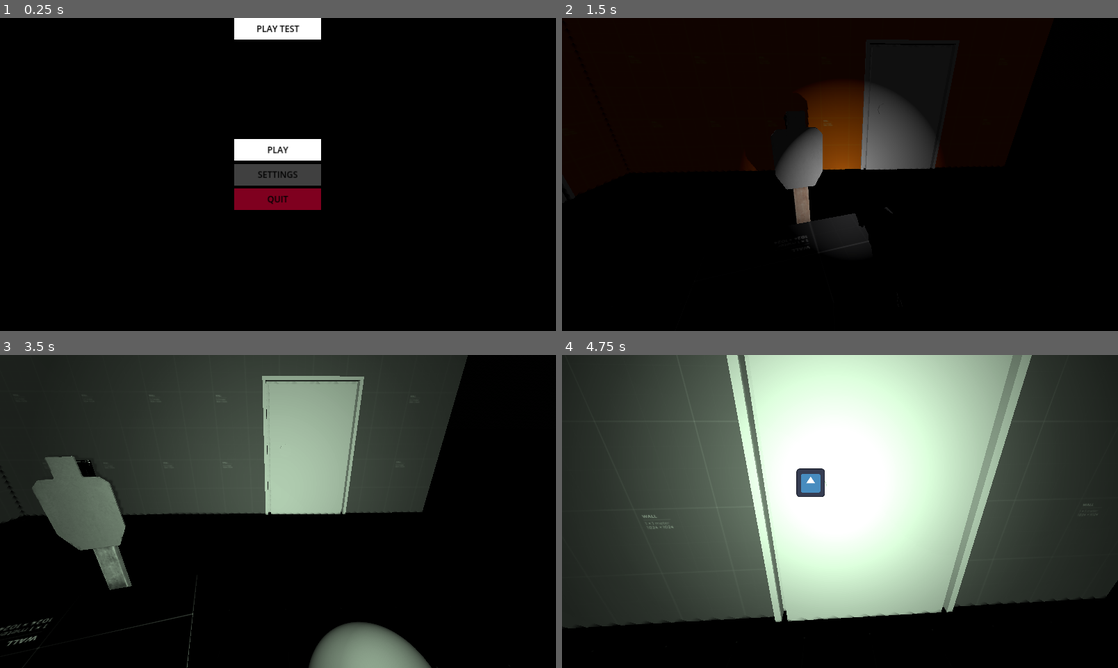
Above: before the commit, frames 1-4 (two rows, left to right).
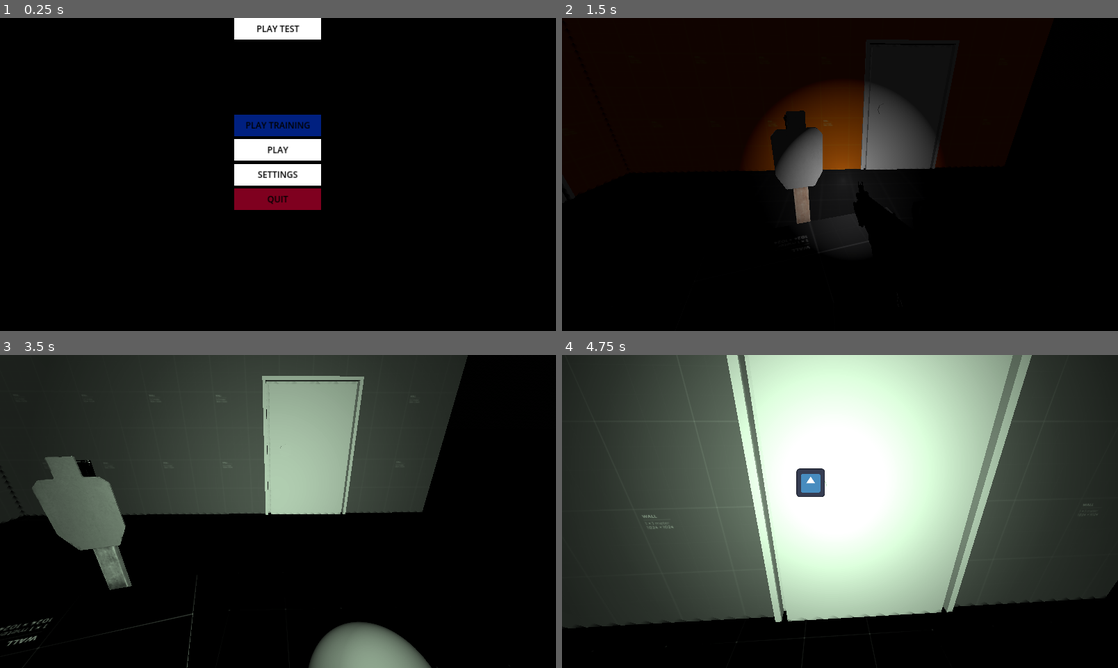
Above: after the commit, the same moments.

Repository: Ieida/Tactical-FPS-Godot
Game: Godot game, scene res://main_menu/main_menu.tscn
Same seed, same stepped clock (60 frames per second), same inputs: the game is played once before the commit and once after it. The engine's default icon, where the game draws it, is replaced by a stand-in: a white triangle on a blue panel in a dark square.
Inputs (mouse positions are in pixels of both pictures, inside the frame that each line leads up to):
- Up to frame 1 (0.25 s): no input
- Up to frame 2 (1.5 s): click "PLAY TEST" at 0.5 s; tap Enter at 1.25 s; move the mouse to (867, 174) at 1.27 s; hold W (move_forward) from 1.28 s (still down); tap F (flashlight_toggle) at 1.35 s
- Up to frame 3 (3.5 s): keep holding W (move_forward); move the mouse to (250, 511) at 2.02 s; tap 3 (grenade) at 2.1 s; tap Space at 2.75 s; move the mouse to (289, 505) at 2.77 s; tap N (night_vision) at 2.85 s
- Up to frame 4 (4.75 s): keep holding W (move_forward); move the mouse to (834, 517) at 3.52 s; tap 1 (primary) at 3.6 s; move the mouse to (878, 514) at 4.27 s; tap 2 (secondary) at 4.35 s

The runs differ from the first frame. In frame 1, 2.1% of the frame differs, in the area x 42-58%, y 30-54%; in frame 2, 1.0%; in frame 3, less than 0.1%; in frame 4, 0.4%.

Commit message:
improvements and training level

Diff:
--- a/bullet/bullet.gd
+++ b/bullet/bullet.gd
@@ -9,7 +9,8 @@
 func hit(hitbox: Hitbox, point: Vector3, normal: Vector3):
 	if hitbox.health:
 		damage.apply_to(hitbox.health)
-	hitbox.hit(point, normal)
+	var info = HitboxHitInfo.new(point, normal, 1)
+	hitbox.hit(info)
 
 func shoot() -> float:
 	set_physics_process(false)
--- a/grenade/grenade.gd
+++ b/grenade/grenade.gd
@@ -6,14 +6,21 @@
 @onready var rb: RigidBody3D = $RigidBody3D as RigidBody3D
 @export var explosion_effect: PackedScene
 @export var damage: Damage
+@onready var effect_area: Area3D = $RigidBody3D/EffectArea
 
 func _ready():
 	rb.freeze = true
 
 func _explode():
-	for area in $RigidBody3D/Area3D.get_overlapping_areas():
-		if area is Hitbox and area.health:
-			damage.apply_to(area.health)
+	for area in effect_area.get_overlapping_areas():
+		area = area as Node3D
+		if area is Node3D:
+			var a = area as Node3D
+			if a is Hitbox:
+				if area.health:
+					damage.apply_to(area.health)
+				var info = HitboxHitInfo.new(Vector3.ZERO, Vector3.ZERO, 1)
+				area.hit(info)
 
 	var ee = explosion_effect.instantiate()
 	get_tree().root.add_child(ee)
--- a/grenade/grenade.tscn
+++ b/grenade/grenade.tscn
@@ -16,7 +16,7 @@
 height = 0.2
 
 [sub_resource type="SphereShape3D" id="SphereShape3D_5vbrs"]
-radius = 5.0
+radius = 10.0
 
 [node name="Grenade" type="Node3D"]
 script = ExtResource("1_n4aub")
@@ -32,8 +32,8 @@
 [node name="MeshInstance3D" type="MeshInstance3D" parent="RigidBody3D"]
 mesh = SubResource("SphereMesh_l5nt8")
 
-[node name="Area3D" type="Area3D" parent="RigidBody3D"]
+[node name="EffectArea" type="Area3D" parent="RigidBody3D"]
 monitorable = false
 
-[node name="CollisionShape3D" type="CollisionShape3D" parent="RigidBody3D/Area3D"]
+[node name="CollisionShape3D" type="CollisionShape3D" parent="RigidBody3D/EffectArea"]
 shape = SubResource("SphereShape3D_5vbrs")
--- a/hitbox/hitbox.gd
+++ b/hitbox/hitbox.gd
@@ -2,17 +2,23 @@
 
 class_name Hitbox
 
+signal hit_recieved(info: HitboxHitInfo)
+
 @export var health: Health
 @export var hit_particle_effects: PackedScene
 
-func hit(point: Vector3, normal: Vector3):
-	var new_effect = hit_particle_effects.instantiate() as Node3D
-	get_tree().root.add_child(new_effect)
-	new_effect.global_position = point
-	if normal.is_equal_approx(Vector3.UP):
-		new_effect.rotate_x(deg_to_rad(90))
-	elif normal.is_equal_approx(Vector3.DOWN):
-		new_effect.rotate_x(deg_to_rad(-90))
-	else:
-		new_effect.look_at(point + normal)
-	new_effect.orthonormalize()
+func hit(info: HitboxHitInfo):
+	if hit_particle_effects:
+		var new_effect = hit_particle_effects.instantiate() as Node3D
+		get_tree().root.add_child(new_effect)
+		new_effect.global_position = info.point
+		if info.normal.is_equal_approx(Vector3.UP):
+			new_effect.rotate_x(deg_to_rad(90))
+		elif info.normal.is_equal_approx(Vector3.DOWN):
+			new_effect.rotate_x(deg_to_rad(-90))
+		else:
+			new_effect.look_at(info.point + info.normal)
+		new_effect.orthonormalize()
+
+	## Signal that a hit has be recieved
+	hit_recieved.emit(info)
--- /dev/null
+++ b/hitbox/hitbox_hit_info.gd
@@ -0,0 +1,12 @@
+extends RefCounted
+
+class_name HitboxHitInfo
+
+var point: Vector3
+var normal: Vector3
+var intensity: float
+
+func _init(point_: Vector3 = Vector3.ZERO, normal_: Vector3 = Vector3.ZERO, intensity_: float = 0):
+	point = point_
+	normal = normal_
+	intensity = intensity_
--- a/main_menu/main_menu.tscn
+++ b/main_menu/main_menu.tscn
@@ -52,13 +52,28 @@
 	get_tree().change_scene_to_packed(scene)
 "
 
+[sub_resource type="StyleBoxFlat" id="StyleBoxFlat_uanqh"]
+resource_local_to_scene = true
+bg_color = Color(0, 0.12549, 0.501961, 1)
+
+[sub_resource type="GDScript" id="GDScript_1bouv"]
+resource_name = "play_training"
+script/source = "extends GameMenuButton
+
+var path_string = \"res://training_level/training_level.tscn\"
+
+func _ready():
+	pressed.connect(_on_pressed)
+	ResourceLoader.load_threaded_request(path_string)
+
+func _on_pressed():
+	var scene = ResourceLoader.load_threaded_get(path_string)
+	get_tree().change_scene_to_packed(scene)
+"
+
 [sub_resource type="StyleBoxFlat" id="StyleBoxFlat_hbqke"]
 resource_local_to_scene = true
 bg_color = Color(1, 1, 1, 1)
-
-[sub_resource type="StyleBoxFlat" id="StyleBoxFlat_s8my8"]
-resource_local_to_scene = true
-bg_color = Color(1, 1, 1, 0.25098)
 
 [sub_resource type="StyleBoxFlat" id="StyleBoxFlat_1dx85"]
 resource_local_to_scene = true
@@ -103,7 +118,6 @@
 color = Color(0, 0, 0, 1)
 
 [node name="MainMenu" type="Control" parent="."]
-visible = false
 layout_mode = 1
 anchors_preset = 15
 anchor_right = 1.0
@@ -129,6 +143,28 @@
 script = SubResource("GDScript_ysa8p")
 stylebox = SubResource("StyleBoxFlat_b122x")
 
+[node name="PlayTraining" parent="MainMenu" instance=ExtResource("1_p7dyk")]
+layout_mode = 1
+anchors_preset = 8
+anchor_left = 0.5
+anchor_top = 0.5
+anchor_right = 0.5
+anchor_bottom = 0.5
+offset_left = -150.0
+offset_top = -207.5
+offset_right = 150.0
+offset_bottom = -132.5
+grow_horizontal = 2
+grow_vertical = 2
+theme_override_styles/normal = SubResource("StyleBoxFlat_uanqh")
+theme_override_styles/hover = SubResource("StyleBoxFlat_uanqh")
+theme_override_styles/pressed = SubResource("StyleBoxFlat_uanqh")
+theme_override_styles/disabled = SubResource("StyleBoxFlat_uanqh")
+theme_override_styles/focus = SubResource("StyleBoxFlat_uanqh")
+text = "PLAY TRAINING"
+script = SubResource("GDScript_1bouv")
+stylebox = SubResource("StyleBoxFlat_uanqh")
+
 [node name="Play" parent="MainMenu" instance=ExtResource("1_p7dyk")]
 layout_mode = 1
 anchors_preset = 8
@@ -163,13 +199,7 @@
 offset_bottom = 37.5
 grow_horizontal = 2
 grow_vertical = 2
-theme_override_styles/normal = SubResource("StyleBoxFlat_s8my8")
-theme_override_styles/hover = SubResource("StyleBoxFlat_s8my8")
-theme_override_styles/pressed = SubResource("StyleBoxFlat_s8my8")
-theme_override_styles/disabled = SubResource("StyleBoxFlat_s8my8")
-theme_override_styles/focus = SubResource("StyleBoxFlat_s8my8")
 text = "SETTINGS"
-stylebox = SubResource("StyleBoxFlat_s8my8")
 
 [node name="Quit" parent="MainMenu" instance=ExtResource("1_p7dyk")]
 layout_mode = 1
@@ -193,6 +223,7 @@
 stylebox = SubResource("StyleBoxFlat_1dx85")
 
 [node name="SettingsMenu" type="Control" parent="."]
+visible = false
 layout_mode = 1
 anchors_preset = 15
 anchor_right = 1.0
--- a/player/player.gd
+++ b/player/player.gd
@@ -4,6 +4,7 @@
 @onready var body: CharacterBody3D = $CharacterBody3D
 @onready var health: Health = $Components/Health
 @onready var nausea: Nausea = $Components/Nausea
+@onready var hitbox: Hitbox = $CharacterBody3D/Hitbox
 @export var death_fade: Node
 
 func _ready():
@@ -13,7 +14,9 @@
 	health.depleted.connect(_on_health_reached_zero)
 	health.started_bleeding.connect(_on_health_started_bleeding)
 
-	body.add_collision_exception_with($CharacterBody3D/Hitbox)
+	body.add_collision_exception_with(hitbox)
+
+	hitbox.hit_recieved.connect(_on_hitbox_hit_recieved)
 
 func _process(_delta):
 	pass
@@ -28,3 +31,6 @@
 
 func _on_health_started_bleeding():
 	nausea.process_mode = Node.PROCESS_MODE_INHERIT
+
+func _on_hitbox_hit_recieved(info: HitboxHitInfo):
+	camera.shake(info.intensity, 2.0)
--- a/player/player.tscn
+++ b/player/player.tscn
@@ -761,7 +761,6 @@
 
 [node name="NightVisionLight" type="SpotLight3D" parent="CharacterBody3D/Node3D/PlayerCamera"]
 light_energy = 0.04
-shadow_enabled = true
 shadow_bias = 1.0
 spot_range = 30.0
 spot_angle = 60.0
@@ -791,6 +790,7 @@
 [node name="Flashlight" parent="CharacterBody3D/Node3D/PlayerCamera/Weapons/SMGViewmodel/SMG" instance=ExtResource("9_nug04")]
 transform = Transform3D(1, -2.08616e-07, 0, 4.47035e-08, 1, 0, 0, 0, 1, -2.98023e-08, -0.0289856, -0.192745)
 light_energy = 5.0
+shadow_enabled = false
 spot_range = 10.0
 spot_angle = 30.0
 spot_angle_attenuation = 20.0
--- a/player_camera/player_camera.gd
+++ b/player_camera/player_camera.gd
@@ -3,14 +3,19 @@
 class_name PlayerCamera
 
 class Shake extends RefCounted:
-	var intensity: float
 	var duration: float
+	var length: float
+	var ease_value: float
 	var _elapsed_time: float
-	var _seed
-	var noise: FastNoiseLite = FastNoiseLite.new()
+	var _stroke_duration: float
+	var _stroke_vector: Vector2
 
-	func _init():
-		noise.seed = randi()
+	func _init(intensity: float, ease_value_: float):
+		duration = intensity
+		length = exp(intensity) * 2.0
+		_stroke_duration = duration / exp(intensity)
+		ease_value = ease_value_
+		_stroke_vector = Vector2.UP.rotated(deg_to_rad(randf() * 360.0))
 
 	func has_elapsed() -> bool:
 		return _elapsed_time >= duration
@@ -18,10 +23,14 @@
 	func update(delta: float) -> Vector2:
 		_elapsed_time += delta
 
-		var t = _elapsed_time * intensity
-		var x = noise.get_noise_2d(t, 0)
-		var y = noise.get_noise_2d(0, t)
-		return Vector2(x, y)
+		var c = floorf(_elapsed_time / _stroke_duration) ## amount of strokes elapsed
+		var b = (_elapsed_time - (_stroke_duration * c)) / _stroke_duration
+		var t = _elapsed_time / (_stroke_duration * c)
+		if t >= 1.0:
+			_stroke_vector = Vector2.UP.rotated(deg_to_rad(randf() * 360.0))
+		var l = length * remap(b, 0, 1, -1, 1)
+		var v = _stroke_vector
+		return v * l * ease(1 - (_elapsed_time / duration), ease_value)
 
 class Recoil extends RefCounted:
 	var amount: Vector2
@@ -93,10 +102,8 @@
 func look_y(degrees: float):
 	y += degrees
 
-func shake(intensity: float, duration: float):
-	var s = Shake.new()
-	s.intensity = intensity
-	s.duration = duration
+func shake(intensity: float, ease_value: float):
+	var s = Shake.new(intensity, ease_value)
 	shakes.append(s)
 
 func recoil(vector: Vector2, duration: float):
--- a/project.godot
+++ b/project.godot
@@ -23,6 +23,10 @@
 window/size/window_height_override=768
 window/stretch/mode="canvas_items"
 window/stretch/aspect="expand"
+
+[editor]
+
+run/main_run_args="--rendering-driver opengl3"
 
 [filesystem]
 
--- /dev/null
+++ b/training_level/training_level.tscn
@@ -0,0 +1,118 @@
+[gd_scene load_steps=14 format=3 uid="uid://cibiekbp042iv"]
+
+[ext_resource type="Texture2D" uid="uid://c21jiwsaawmby" path="res://addons/kenney_prototype_textures/dark/texture_01.png" id="1_qe37m"]
+[ext_resource type="PackedScene" uid="uid://do1po7eh3me4r" path="res://training_level/training_level.glb" id="2_fw1je"]
+[ext_resource type="PackedScene" uid="uid://cwtrpjm3y5u7k" path="res://player/player.tscn" id="2_kf2qm"]
+[ext_resource type="Texture2D" uid="uid://1bm83c3o22q0" path="res://addons/kenney_prototype_textures/orange/texture_01.png" id="3_nuplb"]
+[ext_resource type="PackedScene" uid="uid://clsq0anpy7xqb" path="res://door/door.tscn" id="4_07uba"]
+[ext_resource type="Script" path="res://hitbox/hitbox.gd" id="4_of42b"]
+[ext_resource type="PackedScene" uid="uid://ebwds7eaxfnk" path="res://hit_particle_effects/hit_particle_effect.tscn" id="5_xidcr"]
+
+[sub_resource type="ProceduralSkyMaterial" id="ProceduralSkyMaterial_op8h2"]
+sky_top_color = Color(0, 0, 0, 1)
+sky_horizon_color = Color(0, 0, 0, 1)
+ground_bottom_color = Color(0, 0, 0, 1)
+ground_horizon_color = Color(0, 0, 0, 1)
+sun_angle_max = 2.0
+sun_curve = 4.03629
+
+[sub_resource type="Sky" id="Sky_gp5q0"]
+sky_material = SubResource("ProceduralSkyMaterial_op8h2")
+
+[sub_resource type="Environment" id="Environment_8rk6a"]
+background_mode = 2
+sky = SubResource("Sky_gp5q0")
+ambient_light_source = 3
+reflected_light_source = 2
+
+[sub_resource type="PlaneMesh" id="PlaneMesh_6drfh"]
+size = Vector2(1000, 1000)
+
+[sub_resource type="StandardMaterial3D" id="StandardMaterial3D_pk6r2"]
+albedo_texture = ExtResource("1_qe37m")
+uv1_triplanar = true
+
+[sub_resource type="StandardMaterial3D" id="StandardMaterial3D_7amol"]
+albedo_texture = ExtResource("3_nuplb")
+uv1_triplanar = true
+
+[node name="TrainingLevel" type="Node3D"]
+
+[node name="WorldEnvironment" type="WorldEnvironment" parent="."]
+environment = SubResource("Environment_8rk6a")
+
+[node name="DirectionalLight3D" type="DirectionalLight3D" parent="."]
+transform = Transform3D(0.866025, -0.17101, 0.469847, 0, 0.939693, 0.34202, -0.5, -0.296198, 0.813798, 0, 0, 0)
+light_energy = 0.01
+shadow_enabled = true
+
+[node name="Floor" type="CSGMesh3D" parent="."]
+use_collision = true
+mesh = SubResource("PlaneMesh_6drfh")
+material = SubResource("StandardMaterial3D_pk6r2")
+
+[node name="Building" type="Node3D" parent="."]
+transform = Transform3D(1, 0, 0, 0, 1, 0, 0, 0, 1, 0, 0, -10)
+
+[node name="training_level" parent="Building" instance=ExtResource("2_fw1je")]
+visible = false
+
+[node name="CSGBox3D" type="CSGBox3D" parent="Building"]
+transform = Transform3D(1, 0, 0, 0, 1, 0, 0, 0, 1, 0, 2, 0)
+use_collision = true
+size = Vector3(12, 4, 12)
+material = SubResource("StandardMaterial3D_7amol")
+script = ExtResource("4_of42b")
+hit_particle_effects = ExtResource("5_xidcr")
+
+[node name="CSGBox3D" type="CSGBox3D" parent="Building/CSGBox3D"]
+operation = 2
+size = Vector3(11.6, 6, 11.6)
+material = SubResource("StandardMaterial3D_7amol")
+
+[node name="Door" type="CSGBox3D" parent="Building/CSGBox3D"]
+transform = Transform3D(1, 0, 0, 0, 1, 0, 0, 0, 1, 0, -0.9, 5.90791)
+operation = 2
+size = Vector3(1.5, 2.2, 1)
+material = SubResource("StandardMaterial3D_7amol")
+
+[node name="Door" parent="Building/CSGBox3D/Door" instance=ExtResource("4_07uba")]
+
+[node name="CSGBox3D2" type="CSGBox3D" parent="Building/CSGBox3D"]
+transform = Transform3D(1, 0, 0, 0, 1, 0, 0, 0, 1, -3.5, -0.5, 3)
+size = Vector3(4.6, 3, 5.6)
+material = SubResource("StandardMaterial3D_7amol")
+
+[node name="CSGBox3D" type="CSGBox3D" parent="Building/CSGBox3D/CSGBox3D2"]
+transform = Transform3D(1, 0, 0, 0, 1, 0, 0, 0, 1, -0.0999999, 0, 0.0999999)
+operation = 2
+size = Vector3(4.4, 3, 5.4)
+material = SubResource("StandardMaterial3D_7amol")
+
+[node name="Door2" type="CSGBox3D" parent="Building/CSGBox3D/CSGBox3D2"]
+transform = Transform3D(-1, 0, -8.74228e-08, 0, 1, 0, 8.74228e-08, 0, -1, -0.2, -0.4, -2.7)
+operation = 2
+size = Vector3(1.5, 2.2, 1)
+material = SubResource("StandardMaterial3D_7amol")
+
+[node name="Door" parent="Building/CSGBox3D/CSGBox3D2/Door2" instance=ExtResource("4_07uba")]
+
+[node name="CSGBox3D3" type="CSGBox3D" parent="Building/CSGBox3D"]
+transform = Transform3D(1, 0, 0, 0, 1, 0, 0, 0, 1, 3.5, -0.5, 0)
+size = Vector3(4.6, 3, 11.6)
+material = SubResource("StandardMaterial3D_7amol")
+
+[node name="CSGBox3D" type="CSGBox3D" parent="Building/CSGBox3D/CSGBox3D3"]
+transform = Transform3D(1, 0, 0, 0, 1, 0, 0, 0, 1, 0.1, 0, 0)
+operation = 2
+size = Vector3(4.4, 3, 11.6)
+material = SubResource("StandardMaterial3D_7amol")
+
+[node name="CSGBox3D2" type="CSGBox3D" parent="Building/CSGBox3D/CSGBox3D3"]
+transform = Transform3D(1, 0, 0, 0, 1, 0, 0, 0, 1, -2.2, 0, -3)
+operation = 2
+size = Vector3(1, 3, 3)
+material = SubResource("StandardMaterial3D_7amol")
+
+[node name="Player" parent="." instance=ExtResource("2_kf2qm")]
+transform = Transform3D(1, 0, 0, 0, 1, 0, 0, 0, 1, 0, 1, 0)
Not shown: 1 places in main_menu/main_menu.tscn that only renumber resources
Binary file added: training_level/training_level.glb
Not shown, added: training_level/training_level.glb.import
